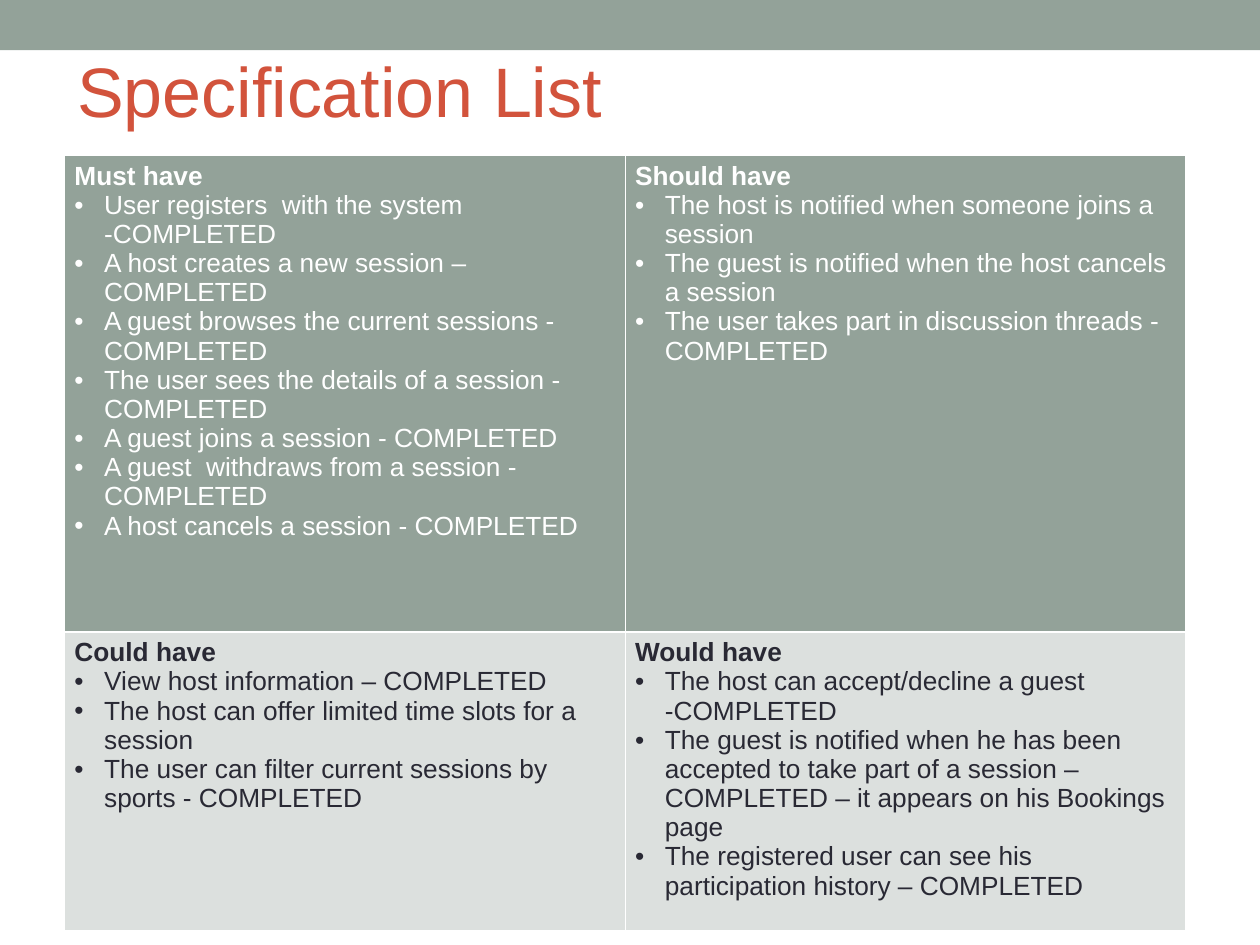
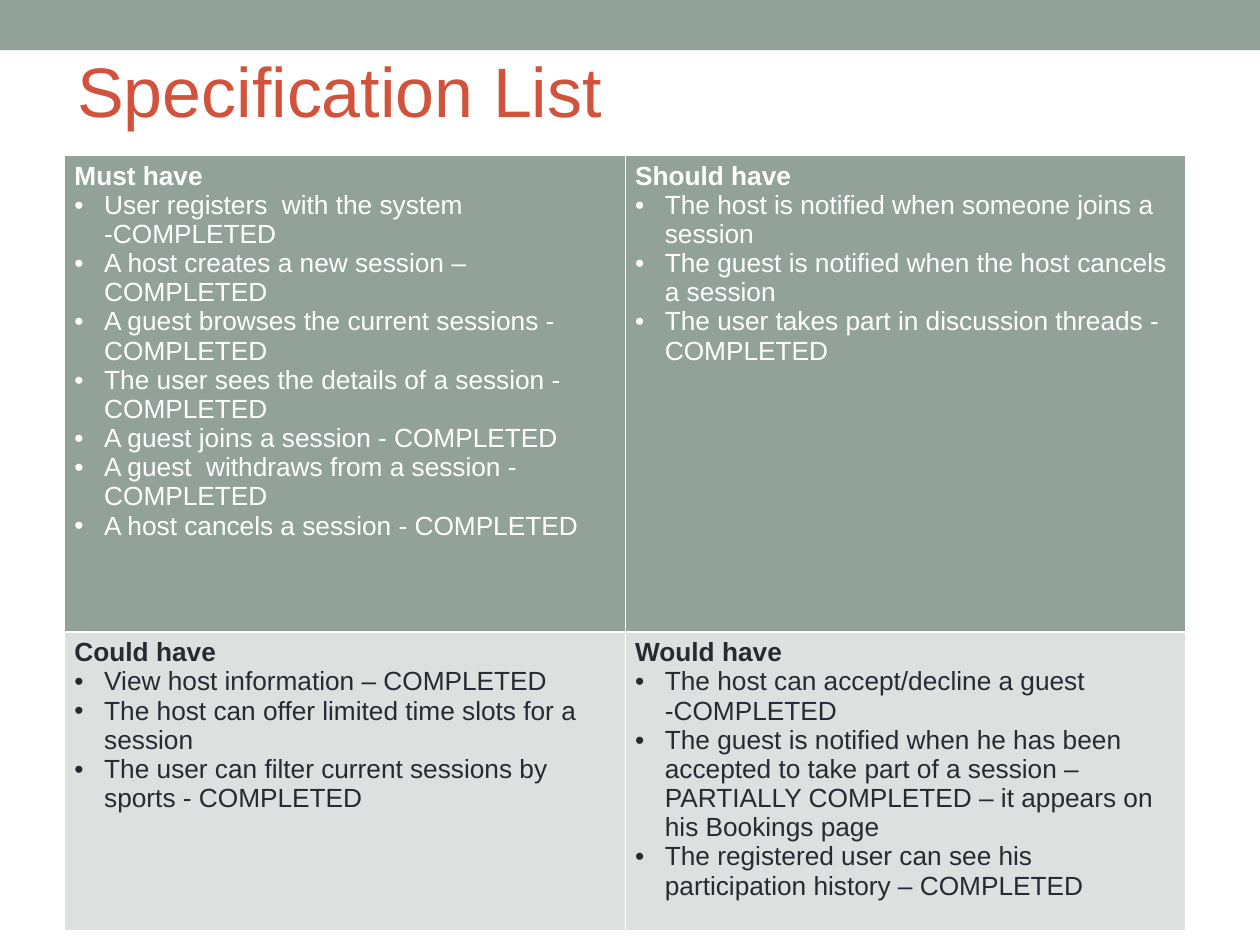
Before and after one commit to HelenFoster/DIM3-Team-K, a slide deck: slide 10 of Documents/Team-K-PlayMaker_updated.ppt. Drawn at 1260x945 pixels with LibreOffice and Linux fonts; fonts in the diff are those of the drawing. Boxes give left, top, right and bottom in pixels: in the first picture for what was removed or moved away, otherwise in the second. Text is boxed around its words. In the diff, an @@ line names an element or a change of style, - is before the commit and + after.

```diff
--- a/Documents/Team-K-PlayMaker_updated.ppt
+++ b/Documents/Team-K-PlayMaker_updated.ppt
@@ table at (x1=64, y1=155, x2=1186, y2=930) @@
-row 2, column 2: Would have / The host can accept/decline a guest -COMPLETED / The guest is notified when he has been accepted to take part of a session –COMPLETED – it appears on his Bookings page / The registered user can see his participation history – COMPLETED
+row 2, column 2: Would have / The host can accept/decline a guest -COMPLETED / The guest is notified when he has been accepted to take part of a session –PARTIALLY COMPLETED – it appears on his Bookings page / The registered user can see his participation history – COMPLETED
```
Also in this commit, not shown: 2 other slides changed.
